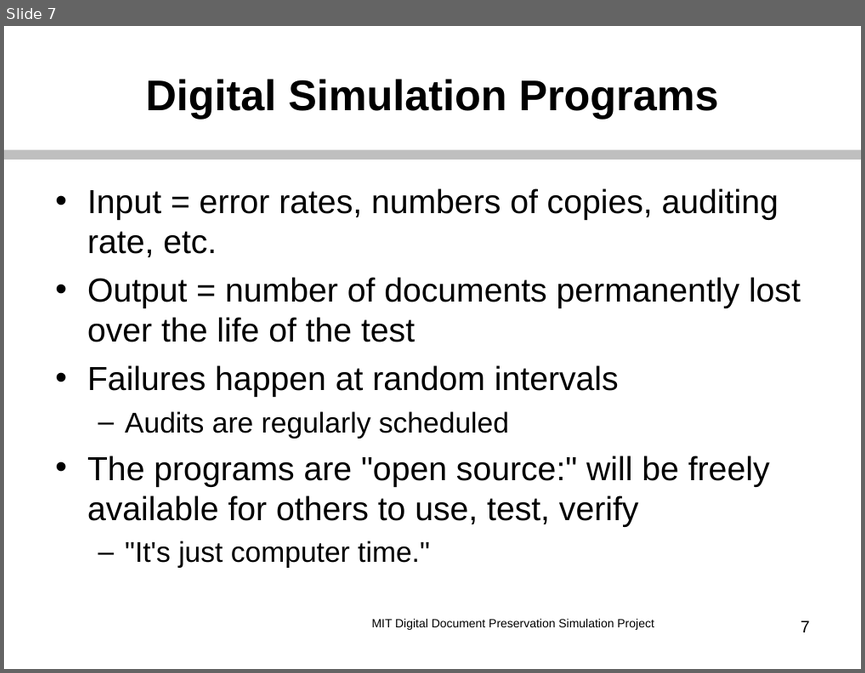
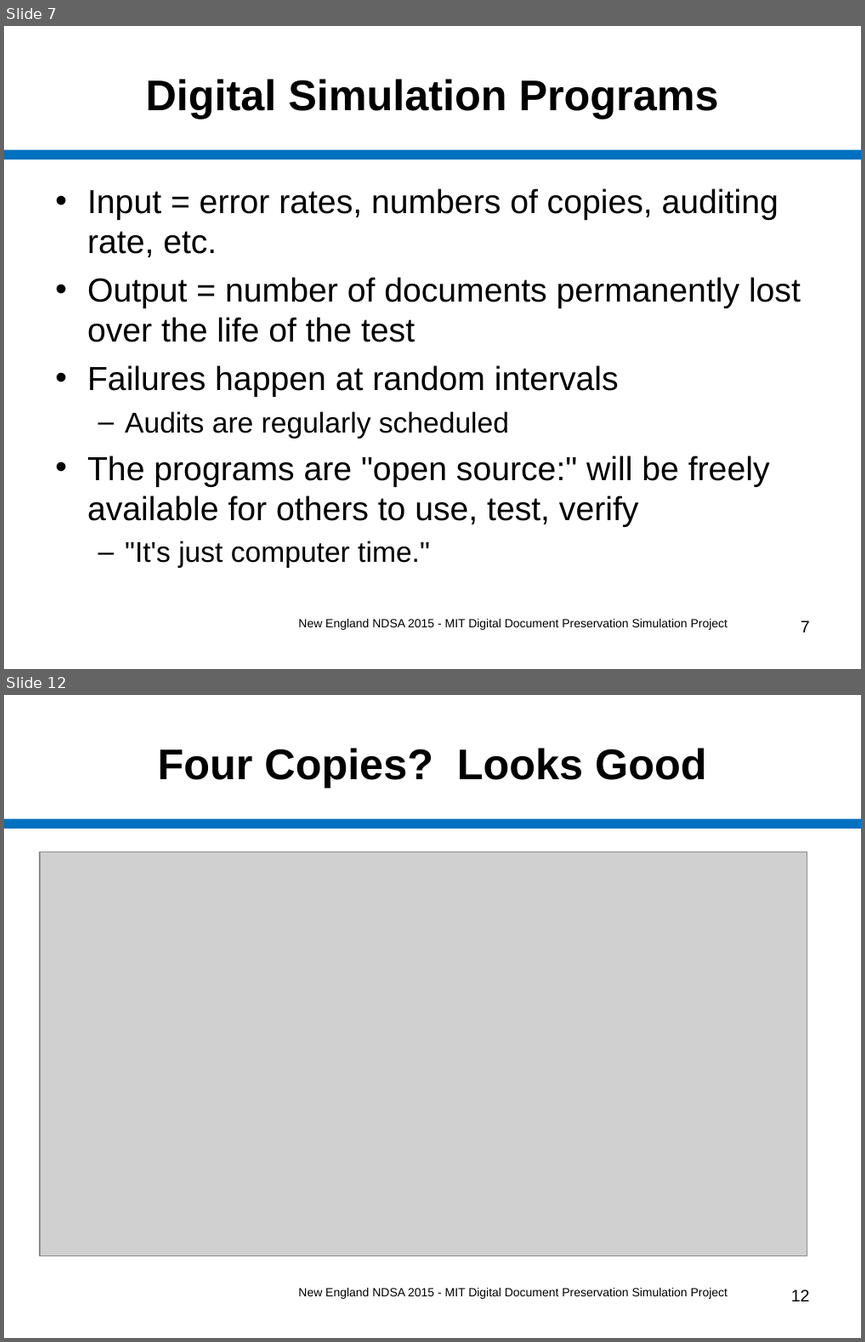
Before and after one commit to MIT-Informatics/PreservationSimulation, a slide deck: shelf/docs/Slides_NewEnglandNDSA.ppt. Shown one above the other, each under a label of ours: slide 7 before the commit, slides 7 and 12 after it; the slides between them are not shown. The pictures are 865x673 and 865x1342 pixels, drawn with LibreOffice and Linux fonts; fonts in the diff are those of the drawing; grey boxes stand for pictures. Boxes give left, top, right and bottom in pixels: in the first picture for what was removed or moved away, otherwise in the second. Text is boxed around its words. In the diff, an @@ line names an element or a change of style, - is before the commit and + after.

Commit message:
Fill out slides for New Eng NDSA mtg on Friday.

```diff
--- a/shelf/docs/Slides_NewEnglandNDSA.ppt
+++ b/shelf/docs/Slides_NewEnglandNDSA.ppt
@@ slide 12 added at [4, 695, 861, 1338], background #FFFFFF; not listed: 1 template element that a slide beside it also shows @@
@@ title added at [158, 748, 706, 788], 36 pt, text #000000, bold @@
+Four Copies? Looks Good
@@ picture added at [40, 851, 808, 1255] @@
@@ text added at [298, 1287, 727, 1299], 10 pt, text #000000 @@
+New England NDSA 2015 - MIT Digital Document Preservation Simulation Project
@@ page number added at [791, 1289, 810, 1301], 14 pt, text #000000 @@
+12
@@ slide 7 changed as well @@
@@ line (4, 154) - (861, 154): stroke #BFBFBF 7.99 pt to #0070C0 7.99 pt @@
@@ text at [298, 618, 727, 630]: text changed @@
-MIT Digital Document Preservation Simulation Project
+New England NDSA 2015 - MIT Digital Document Preservation Simulation Project
```
Also in this commit, not shown: 11 other slides changed, 5 other slides added, 7 other files.
